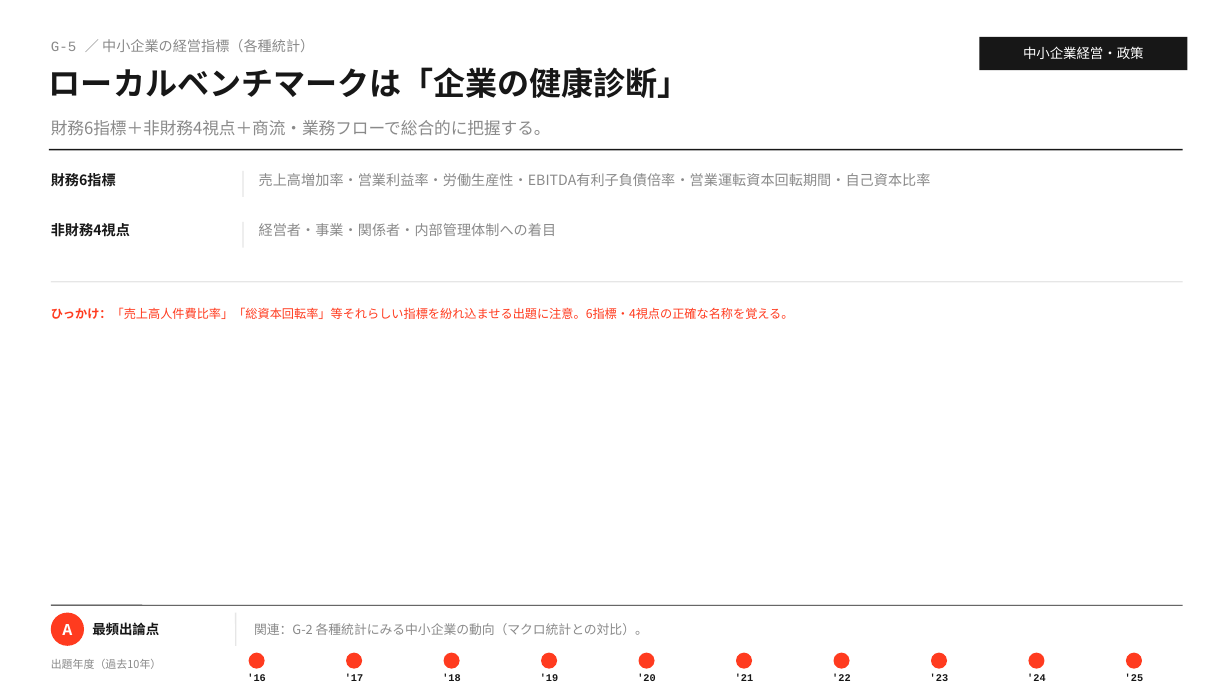
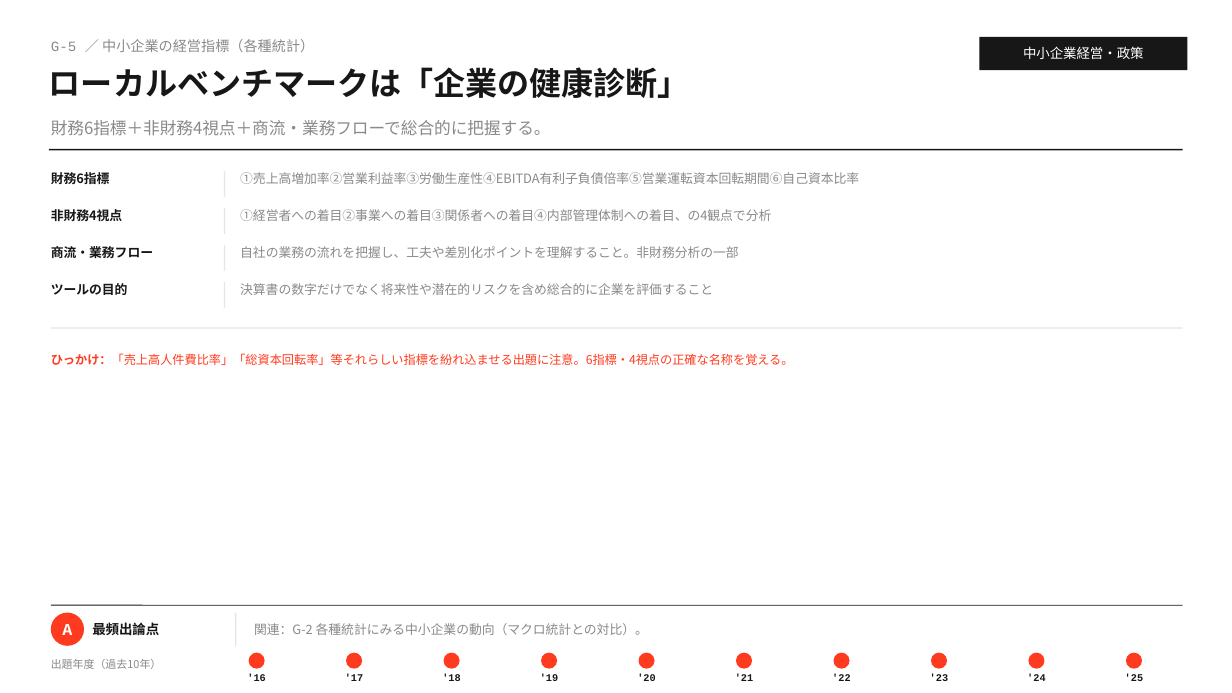
Before and after one commit to MasatoshiSano/SMEC, a slide deck: slide 9 of slides/1st_stage/G_sme_management_policy.pptx. Drawn at 1232x693 pixels with LibreOffice and Linux fonts; fonts in the diff are those of the drawing. Boxes give left, top, right and bottom in pixels: in the first picture for what was removed or moved away, otherwise in the second. Text is boxed around its words. In the diff, an @@ line names an element or a change of style, - is before the commit and + after.

```diff
--- a/slides/1st_stage/G_sme_management_policy.pptx
+++ b/slides/1st_stage/G_sme_management_policy.pptx
@@ text "財務6指標" at <box>51,172,110,184</box>: size 11 to 10 pt @@
@@ line moved from (243, 171) - (243, 197) to (225, 171) - (225, 197) @@
@@ text added at <box>240,172,859,184</box>, 10 pt, text #8A8A8A @@
+①売上高増加率②営業利益率③労働生産性④EBITDA有利子負債倍率⑤営業運転資本回転期間⑥自己資本比率
@@ text removed at <box>259,173,931,186</box> @@
-売上高増加率・営業利益率・労働生産性・EBITDA有利子負債倍率・営業運転資本回転期間・自己資本比率
@@ text "非財務4視点" at <box>51,209,122,221</box>: size 11 to 10 pt @@
@@ text "非財務4視点": place and size @@
-text "非財務4視点" at <box>51,223,130,237</box>
+text "非財務4視点" at <box>51,209,122,221</box>
@@ line moved from (243, 222) - (243, 248) to (225, 208) - (225, 234) @@
@@ text added at <box>240,209,771,221</box>, 10 pt, text #8A8A8A @@
+①経営者への着目②事業への着目③関係者への着目④内部管理体制への着目、の4観点で分析
@@ text removed at <box>259,223,556,236</box> @@
-経営者・事業・関係者・内部管理体制への着目
@@ text added at <box>51,246,153,258</box>, 10 pt, text #171717, bold @@
+商流・業務フロー
@@ line added from (225, 245) to (225, 271), #E6E6E6 1 pt @@
@@ text added at <box>240,246,739,258</box>, 10 pt, text #8A8A8A @@
+自社の業務の流れを把握し、工夫や差別化ポイントを理解すること。非財務分析の一部
@@ text added at <box>51,283,128,295</box>, 10 pt, text #171717, bold @@
+ツールの目的
@@ line added from (225, 282) to (225, 308), #E6E6E6 1 pt @@
@@ text added at <box>240,283,713,295</box>, 10 pt, text #8A8A8A @@
+決算書の数字だけでなく将来性や潜在的リスクを含め総合的に企業を評価すること
@@ line moved from (51, 282) - (1183, 282) to (51, 328) - (1183, 328) @@
@@ text "ひっかけ：「売上高人件費比率」「総資本回転率」等それらしい指標を紛れ込ませる出題に注意。6指標・4視点の正確な名称を覚え ...": place and size @@
-text "ひっかけ：「売上高人件費比率」「総資本回転率」等それらしい指標を紛れ込ませる出題に注意。6指標・4視点の正確な名称を覚え ..." at <box>51,307,794,319</box>
+text "ひっかけ：「売上高人件費比率」「総資本回転率」等それらしい指標を紛れ込ませる出題に注意。6指標・4視点の正確な名称を覚え ..." at <box>51,353,794,365</box>
```
Also in this commit, not shown: 11 other slides changed, 18 slides added, 2 other files.
